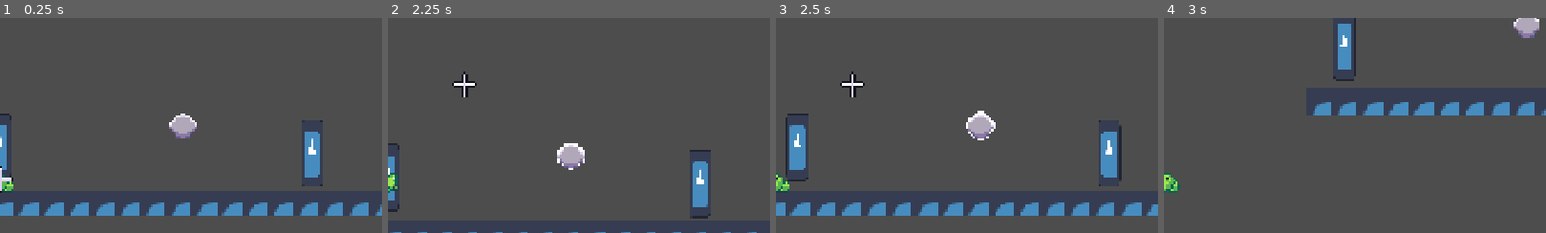
Above: before the commit, frames 1-4 (left to right).
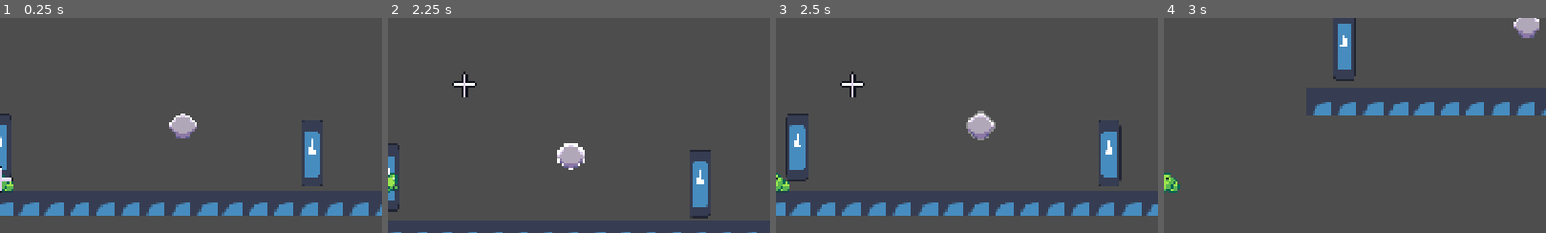
Above: after the commit, the same moments.

Repository: MadAvidCoder/Spin-phibian
Game: Godot game, scene res://scenes/main.tscn
The game is run twice, just before and just after one commit, with the same random seed, the same clock (stepped at 60 frames per second) and the same inputs. The engine's default icon, where the game draws it, is replaced by a stand-in: a white triangle on a blue panel in a dark square.
Inputs (mouse positions are % of the whole screen's width and height, from its top left):
- Up to frame 1 (0.25 s): no input
- Up to frame 2 (2.25 s): tap Enter (ui_accept) at 0.5, 0.77, 1.52 s; move the mouse to (72, 45) at 0.52 s; hold D (right) 0.53-2.03 s; click (72, 45) at 0.6 s; move the mouse to (30, 55) at 1.27 s; click (30, 55) at 1.35 s; move the mouse to (60, 28) at 2.02 s; hold A (left) from 2.03 s (still down); click (60, 28) at 2.1 s
- Up to frame 3 (2.5 s): keep holding A (left)
- Up to frame 4 (3 s): move the mouse to (45, 70) at 2.77 s; release A (left) at 2.78 s; hold D (right) from 2.78 s (still down); click (45, 70) at 2.85 s
The pictures show only the part of the screen within x 50-100%, y 12-62%; the shares and areas given below are measured in that part.

Frames 1-2 are identical in both runs. In frame 3, 0.2% of the frame differs, in the area x 49-58%, y 43-57%; in frame 4, nothing differs.

Commit message:
more anchors

Diff:
--- a/src/scenes/anchor.tscn
+++ b/src/scenes/anchor.tscn
@@ -18,6 +18,7 @@
 collision_mask = 0
 input_pickable = true
 script = ExtResource("1_gdjek")
+orbit_radius = 96.0
 metadata/_custom_type_script = "uid://dwkq7b7oj7v5"
 
 [node name="CollisionPolygon2D" type="CollisionShape2D" parent="." unique_id=871511499]
--- a/src/scenes/frog.tscn
+++ b/src/scenes/frog.tscn
@@ -71,6 +71,7 @@
 collision_mask = 2
 script = ExtResource("1_qyo2l")
 angular_speed = 500.0
+pull_dist = 128.0
 gravity = Vector2(0, 900)
 
 [node name="Sprite" type="AnimatedSprite2D" parent="." unique_id=1201950172]
Not shown, added: src/assets/sprites/magma anchor-Sheet.png.import
Binary file added: src/assets/sprites/rainbow_anchor.png
Not shown, added: src/assets/sprites/speed anchor-Sheet.png.import
Not shown, added: aseprite/rainbow_anchor.aseprite
